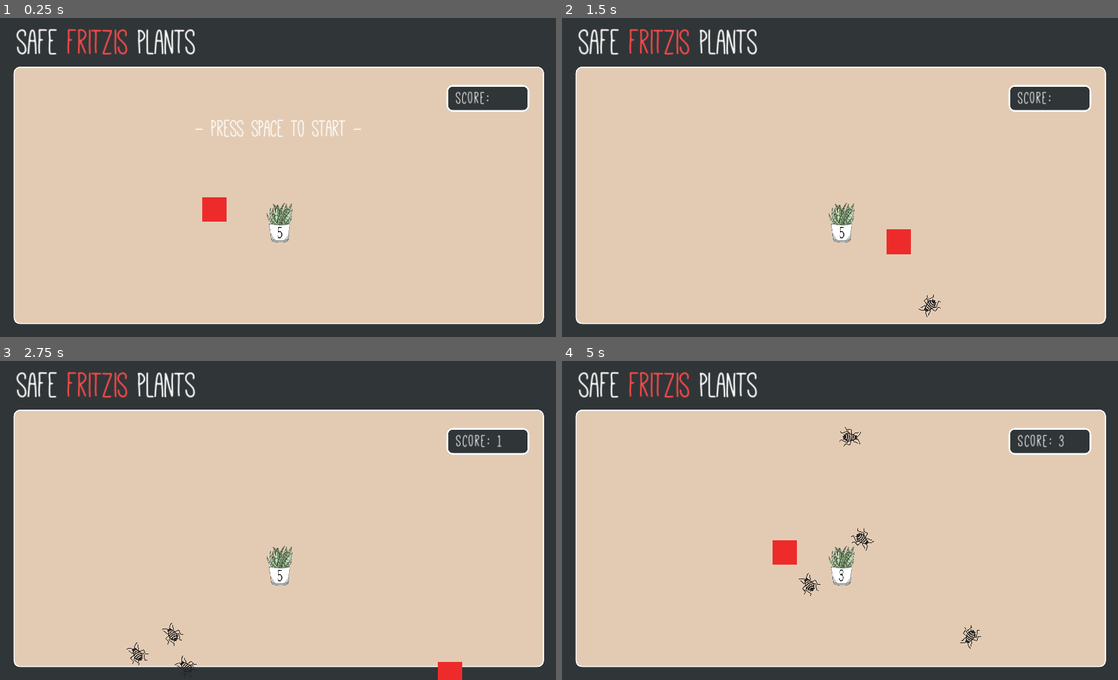
Above: before the commit, frames 1-4 (two rows, left to right).
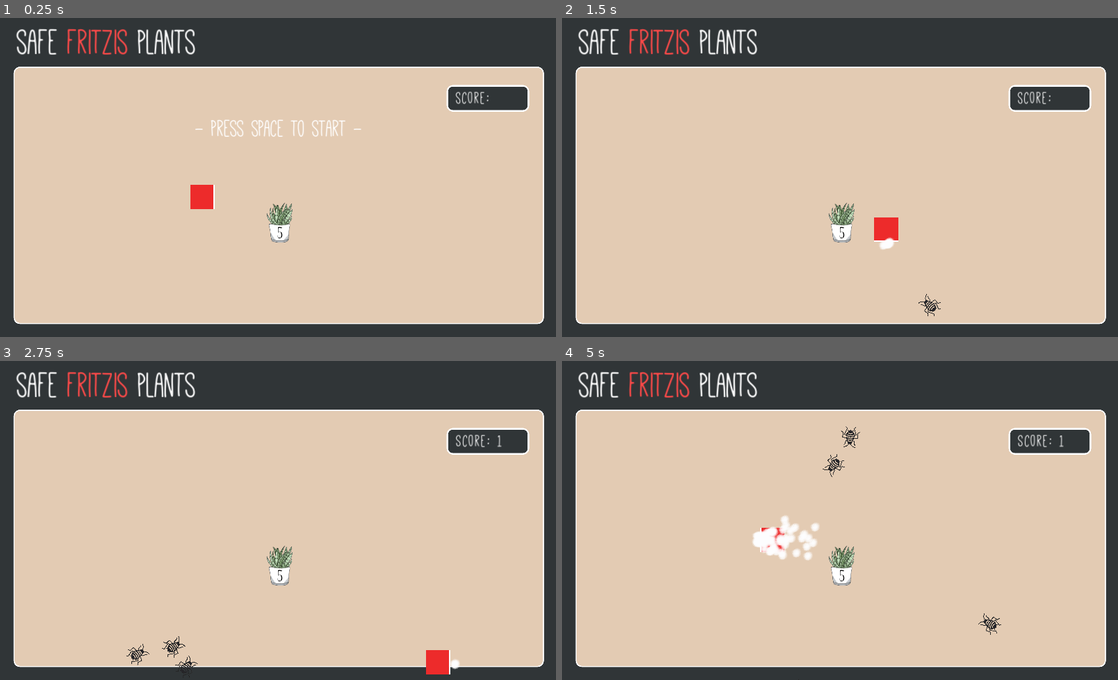
Above: after the commit, the same moments.

Repository: OleVoss/safefritzisplants
Game: Godot game, scene res://scenes/Main.tscn
The game is run twice, just before and just after one commit, with the same random seed, the same clock (stepped at 60 frames per second) and the same inputs.
Inputs:
- Up to frame 1 (0.25 s): no input
- Up to frame 2 (1.5 s): tap Space (start) at 0.5, 1.35 s; hold D (move_right) 0.53-1.28 s; hold Space (start) 0.53-1.28 s; hold S (move_down) from 1.28 s (still down)
- Up to frame 3 (2.75 s): release S (move_down) at 2.03 s; hold D (move_right) from 2.03 s (still down); hold Space (start) from 2.03 s (still down)
- Up to frame 4 (5 s): release D (move_right) at 2.78 s; release Space (start) at 2.78 s; hold W (move_up) 2.78-3.53 s; tap Space (start) at 2.85, 4.35 s; hold Space (start) 3.53-4.28 s; hold A (move_left) from 3.53 s (still down)

The runs differ from the first frame. In frame 1, 0.5% of the frame differs, in the area x 34-51%, y 52-69%; in frame 2, 0.7%; in frame 3, 0.7%; in frame 4, 1.5%, in the area x 34-91%, y 20-91%.

Commit message:
add stuff

Diff:
--- a/scenes/Main.gd
+++ b/scenes/Main.gd
@@ -49,7 +49,7 @@
 	mob.position = mob_spawn_location.position
 
 
-	mob.rotation = direction
+	mob.rotation = direction + PI * 0.5
 
 	var velocity = Vector2(rand_range(150.0, 250.0), 0.0)
 	mob.linear_velocity = velocity.rotated(direction)
--- a/scenes/Mob.gd
+++ b/scenes/Mob.gd
@@ -12,9 +12,16 @@
 
 
 # Called every frame. 'delta' is the elapsed time since the previous frame.
-#func _process(delta):
-#	pass
+func _process(delta):
+	pass
 
 
 func _on_VisibilityNotifier2D_screen_exited():
 	queue_free()
+
+
+func _on_Timer_timeout():
+	var rng = RandomNumberGenerator.new()
+	rng.randomize()
+	if (rng.randf() < 0.9):
+		linear_velocity = linear_velocity.rotated(1)
--- a/scenes/Mob.tscn
+++ b/scenes/Mob.tscn
@@ -8,8 +8,10 @@
 height = 8.0
 
 [node name="Mob" type="RigidBody2D" groups=["mobs"]]
+rotation = 1.57079
 collision_layer = 3
 collision_mask = 3
+mass = 0.00102041
 gravity_scale = 0.0
 script = ExtResource( 1 )
 
@@ -23,4 +25,8 @@
 
 [node name="VisibilityNotifier2D" type="VisibilityNotifier2D" parent="."]
 
+[node name="Timer" type="Timer" parent="."]
+autostart = true
+
 [connection signal="screen_exited" from="VisibilityNotifier2D" to="." method="_on_VisibilityNotifier2D_screen_exited"]
+[connection signal="timeout" from="Timer" to="." method="_on_Timer_timeout"]
--- a/scenes/Plant.gd
+++ b/scenes/Plant.gd
@@ -22,6 +22,7 @@
 		print(position)
 
 func _on_Plant_body_entered(body):
+	body.queue_free()
 	emit_signal("hit")
 
 func _on_Plant_hit():
--- a/scenes/Plant.tscn
+++ b/scenes/Plant.tscn
@@ -5,8 +5,8 @@
 [ext_resource path="res://fonts/Mathlete-Bulky.otf" type="DynamicFontData" id=3]
 
 [sub_resource type="CapsuleShape2D" id=1]
-radius = 48.0
-height = 44.0
+radius = 20.0
+height = 30.0
 
 [sub_resource type="DynamicFont" id=2]
 size = 58
@@ -14,22 +14,19 @@
 
 [node name="Plant" type="Area2D"]
 script = ExtResource( 2 )
-__meta__ = {
-"_edit_group_": true
-}
 
 [node name="Sprite" type="Sprite" parent="."]
 texture = ExtResource( 1 )
 
 [node name="CollisionShape2D" type="CollisionShape2D" parent="."]
-position = Vector2( 6, -1 )
+position = Vector2( 4, 15 )
 shape = SubResource( 1 )
 
 [node name="HpLabel" type="Label" parent="."]
 margin_left = -2.0
-margin_top = -8.0
+margin_top = -7.0
 margin_right = 38.0
-margin_bottom = 62.0
+margin_bottom = 63.0
 custom_colors/font_color = Color( 0, 0, 0, 1 )
 custom_fonts/font = SubResource( 2 )
 text = "5"
--- a/scenes/Player.gd
+++ b/scenes/Player.gd
@@ -12,6 +12,7 @@
 
 # Called every frame. 'delta' is the elapsed time since the previous frame.
 func _process(delta):
+
 	var velocity = Vector2.ZERO
 	if Input.is_action_pressed("move_right"):
 		velocity.x += 1
@@ -25,10 +26,17 @@
 	if velocity.length() > 0:
 		velocity = velocity.normalized() * speed
 
+	var look_at = velocity.normalized()
+	look_at = cos(look_at.x) + sin(look_at.y)
+	look_at(global_transform.origin + velocity)
+
 	position += velocity * delta
 	position.x = clamp(position.x, 0, screen_size.x)
 	position.y = clamp(position.y, 115, screen_size.y)
 
+	if Input.is_action_pressed("start"):
+		$Spray.restart()
+
 
 func _on_Player_body_entered(body):
 	print("bug kill")
--- a/scenes/Player.tscn
+++ b/scenes/Player.tscn
@@ -1,9 +1,14 @@
-[gd_scene load_steps=3 format=2]
+[gd_scene load_steps=5 format=2]
 
 [ext_resource path="res://scenes/Player.gd" type="Script" id=1]
+[ext_resource path="res://sprites/spray.png" type="Texture" id=2]
 
 [sub_resource type="RectangleShape2D" id=1]
 extents = Vector2( 30, 30 )
+
+[sub_resource type="Curve" id=2]
+max_value = 892.15
+_data = [ Vector2( 0, 1 ), 0.0, 0.0, 0, 0, Vector2( 1, 892.15 ), 0.0, 0.0, 0, 0 ]
 
 [node name="Player" type="Area2D"]
 collision_layer = 2
@@ -11,15 +16,44 @@
 script = ExtResource( 1 )
 
 [node name="CollisionShape2D" type="CollisionShape2D" parent="."]
-position = Vector2( 30, 30 )
 shape = SubResource( 1 )
 
 [node name="ColorRect" type="ColorRect" parent="."]
-margin_right = 60.0
-margin_bottom = 60.0
+margin_left = -30.0
+margin_top = -30.0
+margin_right = 30.0
+margin_bottom = 30.0
 color = Color( 0.933333, 0.172549, 0.172549, 1 )
+__meta__ = {
+"_edit_use_anchors_": true
+}
+
+[node name="ColorRect2" type="ColorRect" parent="."]
+margin_left = 30.0
+margin_top = -30.0
+margin_right = 90.0
+margin_bottom = -27.0
+rect_rotation = 89.9999
 __meta__ = {
 "_edit_use_anchors_": false
 }
 
+[node name="Spray" type="CPUParticles2D" parent="."]
+position = Vector2( 45, 0 )
+emitting = false
+amount = 100
+one_shot = true
+lifetime_randomness = 0.33
+local_coords = false
+texture = ExtResource( 2 )
+emission_shape = 2
+emission_rect_extents = Vector2( 1, 10 )
+spread = 20.0
+gravity = Vector2( 0, 0 )
+initial_velocity = 320.18
+initial_velocity_random = 0.4
+damping = 37.61
+damping_curve = SubResource( 2 )
+scale_amount = 0.1
+
 [connection signal="body_entered" from="." to="." method="_on_Player_body_entered"]
Not shown, added: docs/index.apple-touch-icon.png.import
Not shown, added: docs/index.icon.png.import
Not shown, added: docs/index.png.import
Binary file added: sprites/spray.png
Not shown, added: sprites/spray.png.import
